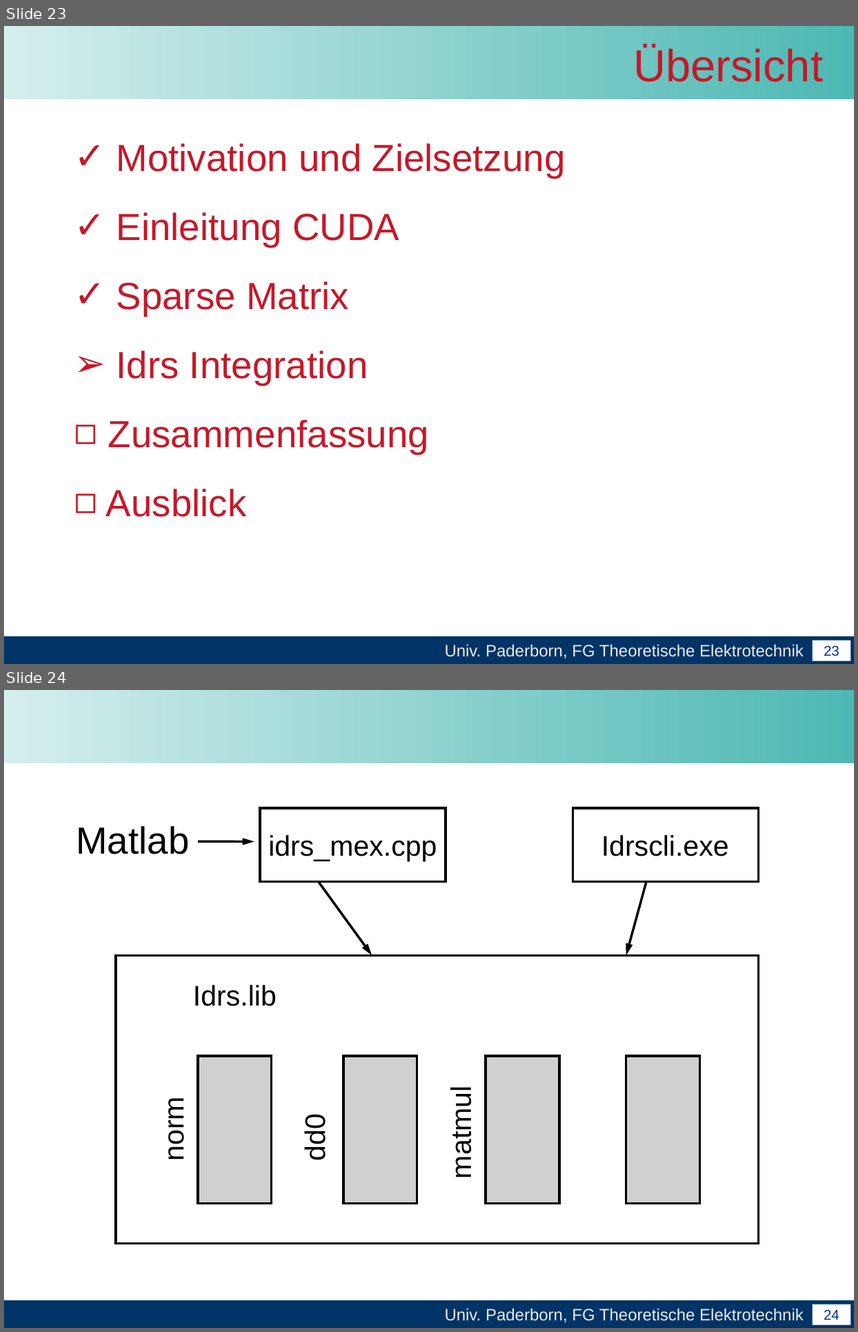
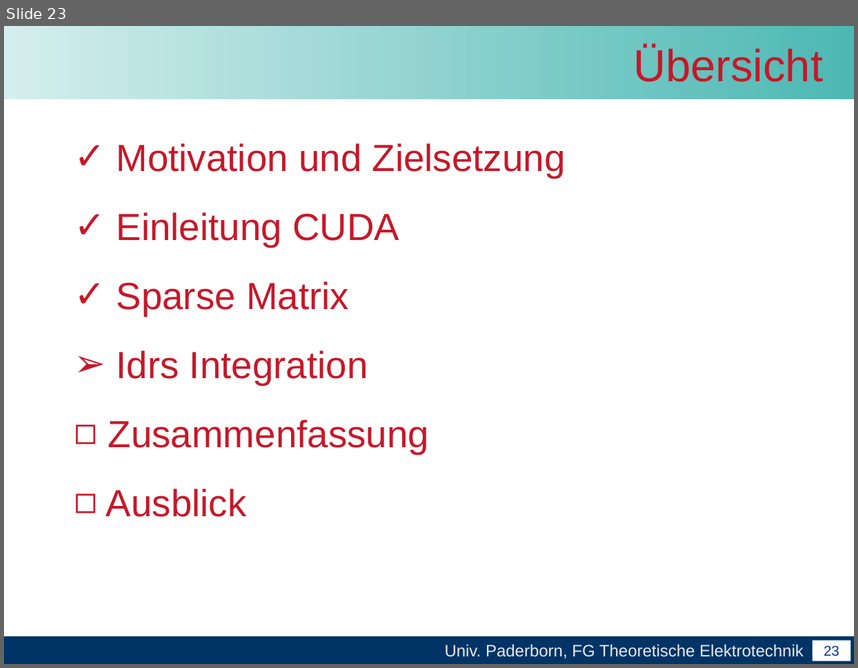
Before and after one commit to unconditional/projektarbeitcuda, a slide deck: Abschlussvortrag/Abschlussvortrag der Projektarbeit CUDA.ppt. Shown one above the other, each under a label of ours: slides 23 and 24 before the commit, slide 23 after it. The pictures are 858x1332 and 858x668 pixels, drawn with LibreOffice and Linux fonts; fonts in the diff are those of the drawing; grey boxes stand for pictures; background and template pictures are left out. Boxes give left, top, right and bottom in pixels: in the first picture for what was removed or moved away, otherwise in the second. Text is boxed around its words. In the diff, an @@ line names an element or a change of style, - is before the commit and + after.

```diff
--- a/Abschlussvortrag/Abschlussvortrag der Projektarbeit CUDA.ppt
+++ b/Abschlussvortrag/Abschlussvortrag der Projektarbeit CUDA.ppt
@@ slide 24 removed at box(4, 690, 854, 1328), background #FFFFFF; not listed: 4 template elements that a slide beside it also shows @@
@@ rectangle removed at box(260, 808, 446, 881) @@
@@ rectangle removed at box(573, 808, 759, 881) @@
@@ text removed at box(76, 826, 189, 854) @@
-Matlab
@@ arrow removed from (198, 841) to (254, 841) @@
@@ text removed at box(268, 835, 437, 861) @@
-idrs_mex.cpp
@@ text removed at box(602, 835, 729, 856) @@
-Idrscli.exe
@@ arrow removed from (319, 881) to (372, 955) @@
@@ arrow removed from (646, 881) to (626, 955) @@
@@ rectangle removed at box(115, 955, 758, 1243) @@
@@ text removed at box(193, 985, 277, 1006) @@
-Idrs.lib
@@ picture removed at box(198, 1056, 272, 1203) @@
@@ picture removed at box(343, 1056, 417, 1203) @@
@@ picture removed at box(486, 1056, 560, 1203) @@
@@ picture removed at box(626, 1056, 700, 1203) @@
@@ text removed at box(158, 1103, 190, 1159) @@
-norm
@@ text removed at box(446, 1094, 477, 1176) @@
-matmul
@@ text removed at box(299, 1118, 331, 1159) @@
-dd0
```
Also in this commit, not shown: 5 slides changed, 11 slides added, 1 other slide removed.
